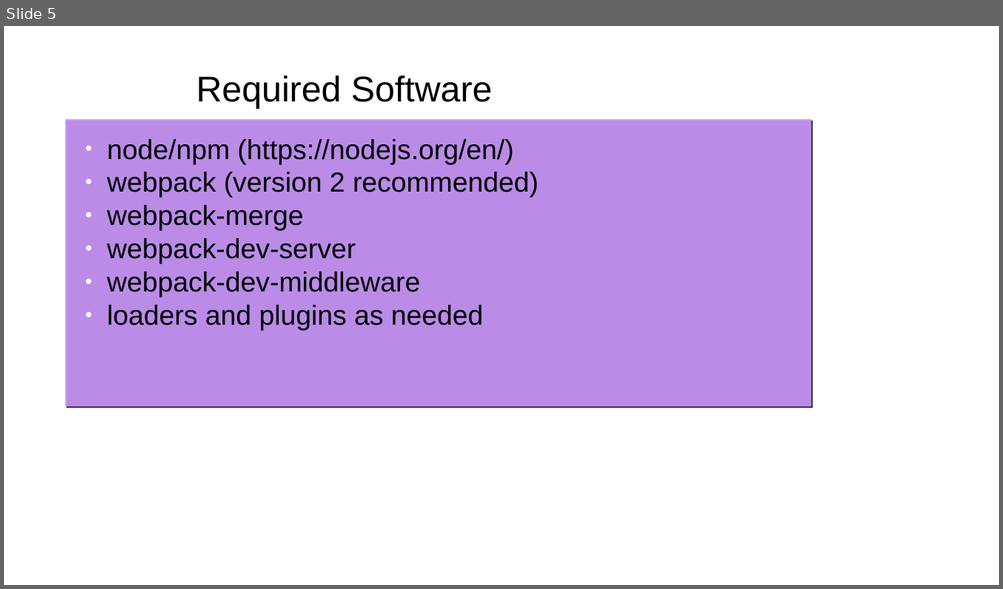
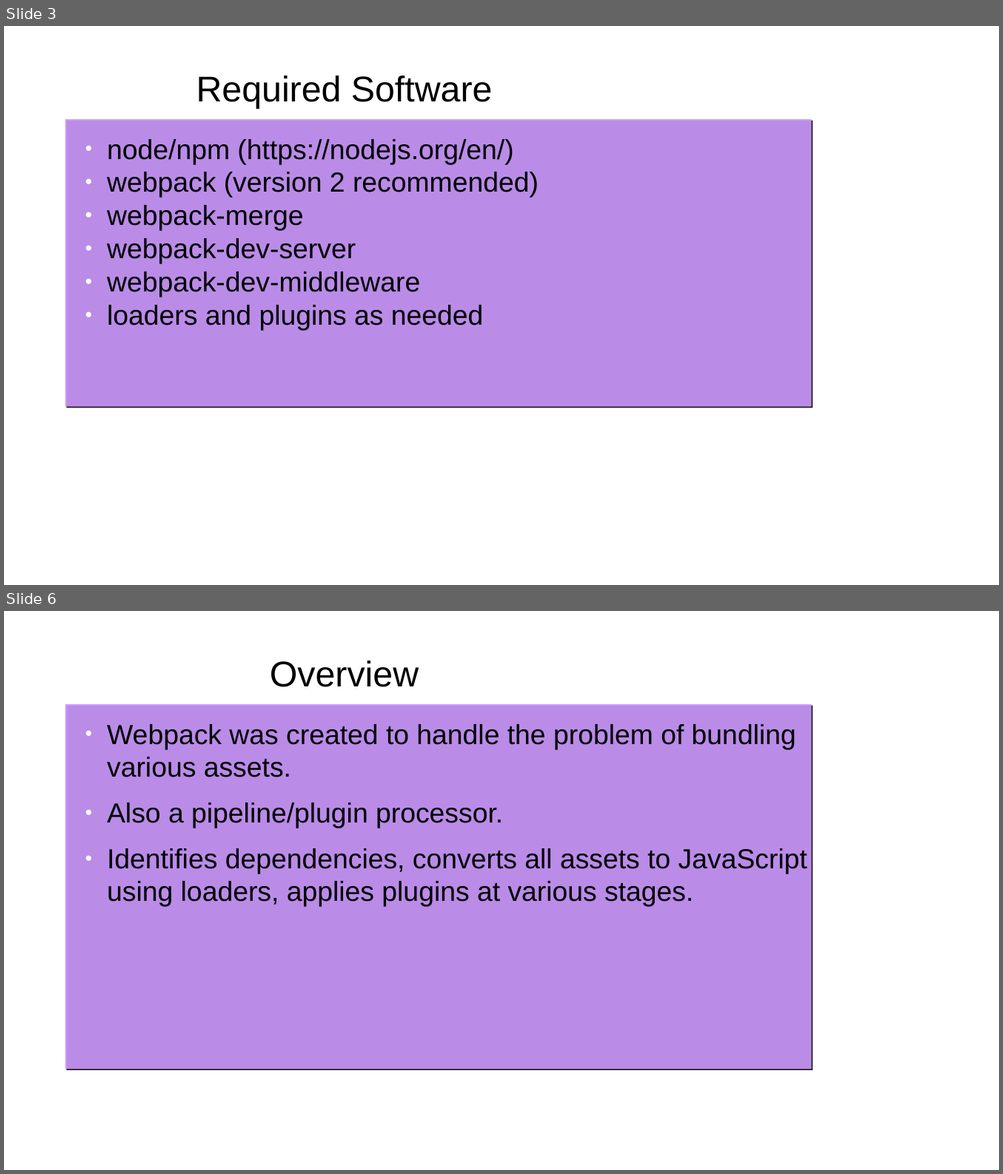
Before and after one commit to gharley/webpack-presi, a slide deck: webpack.odp. Shown one above the other, each under a label of ours: slide 5 before the commit, slides 3 and 6 after it; the slides between them are not shown. The pictures are 1003x589 and 1003x1174 pixels, drawn with LibreOffice and Linux fonts; fonts in the diff are those of the drawing; background and template pictures are left out. Boxes give left, top, right and bottom in pixels: in the first picture for what was removed or moved away, otherwise in the second. Text is boxed around its words. In the diff, an @@ line names an element or a change of style, - is before the commit and + after.

```diff
--- a/webpack.odp
+++ b/webpack.odp
@@ slide 6 added at [4, 611, 999, 1170], background picture (left out) @@
@@ title added at [270, 661, 418, 687], 41.4 pt, text #000000 @@
+Overview
@@ text added at [65, 704, 811, 1075], fill #CC99FF at 90% opacity, 32 pt, text #000000 @@
+● Webpack was created to handle the problem of bundling various assets.
+● Also a pipeline/plugin processor.
+● Identifies dependencies, converts all assets to JavaScript using loaders, applies plugins at various stages.
@@ what was slide 5 is now slide 3 @@
```
Also in this commit, not shown: 4 slides changed, 10 other slides added, 5 other files.
